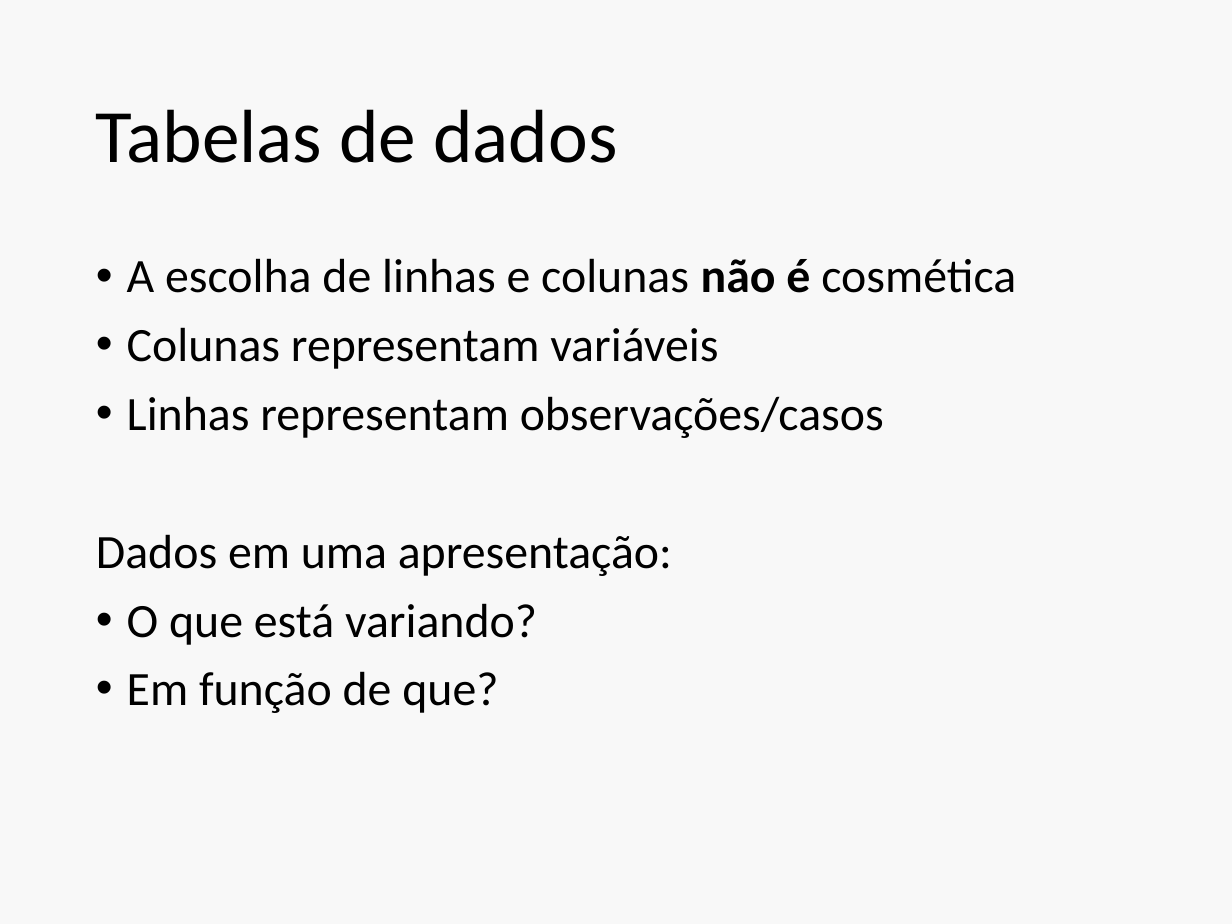
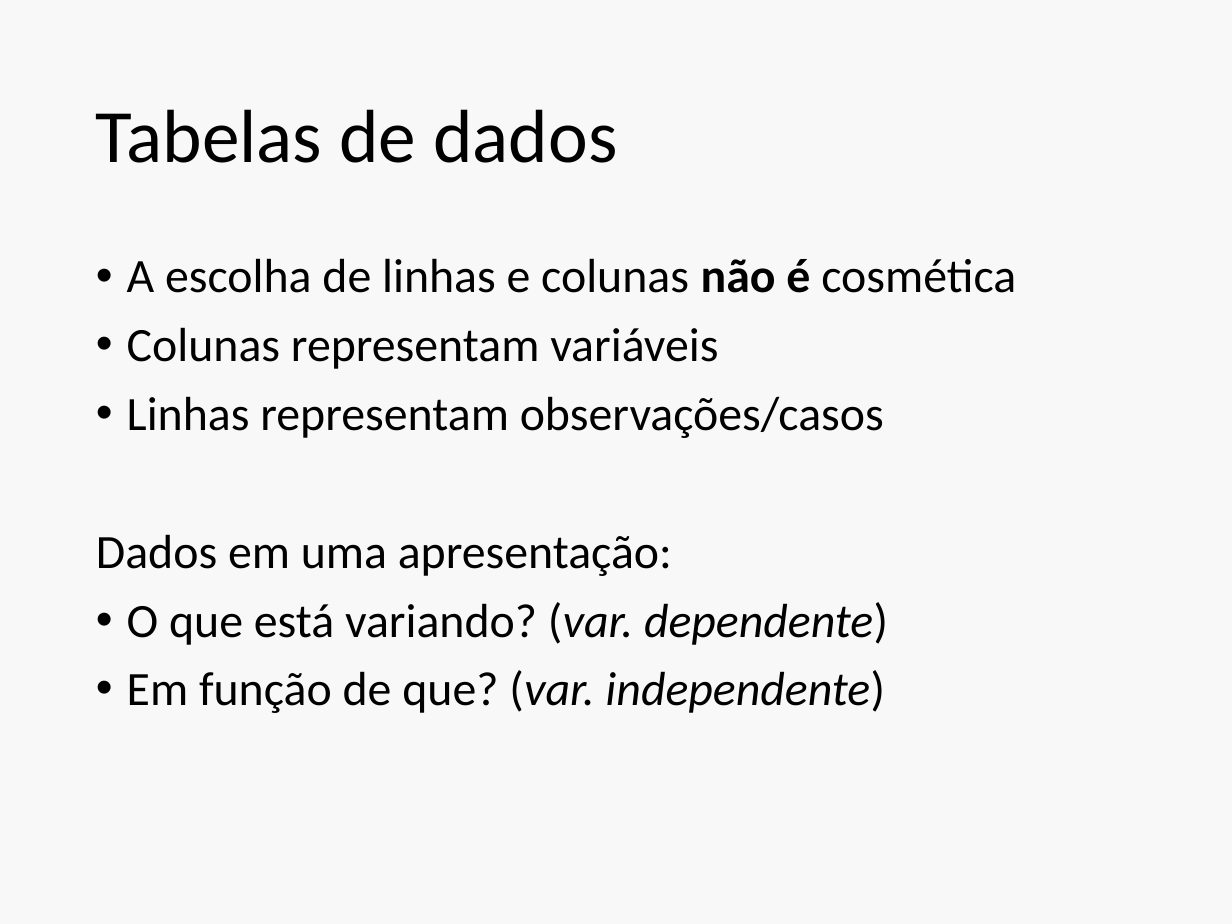
Before and after one commit to philsf/Metodologia_Cientifica, a slide deck: slide 25 of INTO/Aulas/MC-Topicos de Apresentacoes.pptx (slide 7 before the commit). Drawn at 1232x924 pixels with LibreOffice and Linux fonts; fonts in the diff are those of the drawing. Boxes give left, top, right and bottom in pixels: in the first picture for what was removed or moved away, otherwise in the second. Text is boxed around its words. In the diff, an @@ line names an element or a change of style, - is before the commit and + after.

```diff
--- a/INTO/Aulas/MC-Topicos de Apresentacoes.pptx
+++ b/INTO/Aulas/MC-Topicos de Apresentacoes.pptx
@@ text at [127,602,888,713]: text changed @@
-• O que está variando?
-• Em função de que?
+• O que está variando? (var. dependente)
+• Em função de que? (var. independente)
```
Also in this commit, not shown: 9 other slides changed, 16 slides added.
